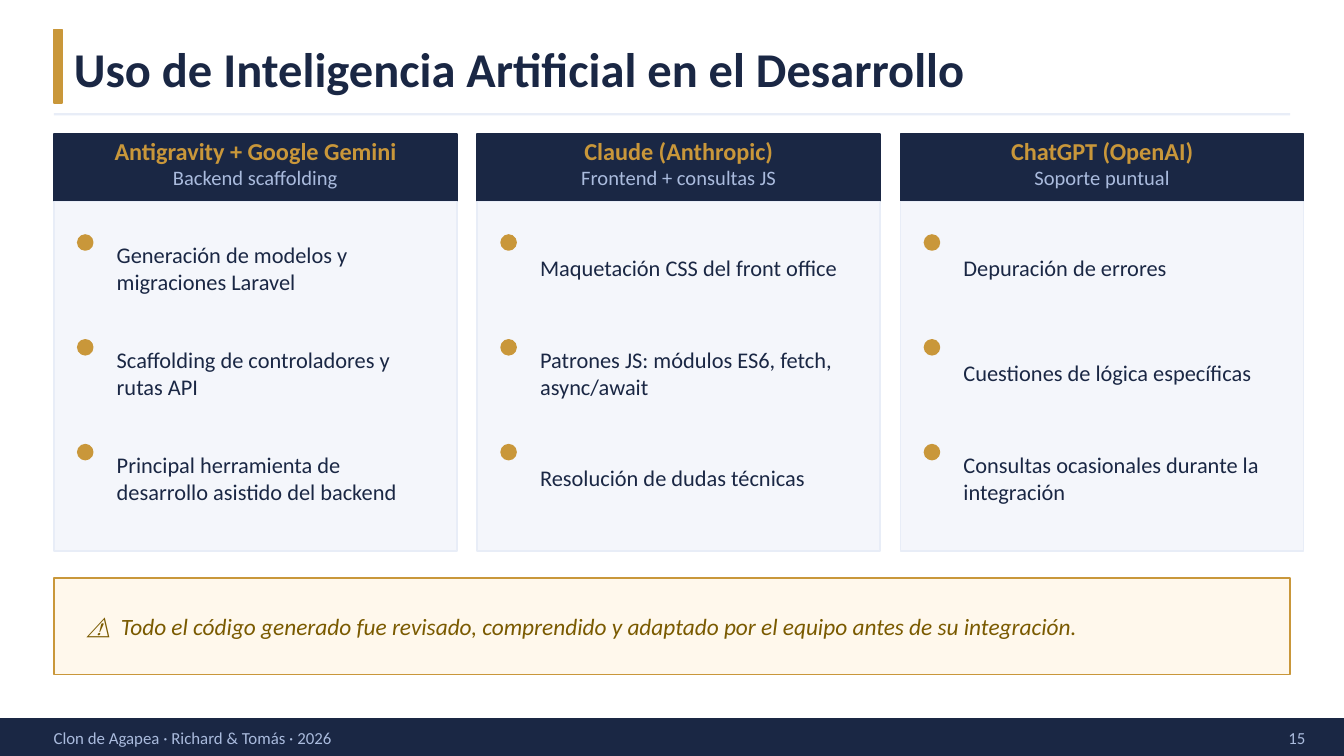
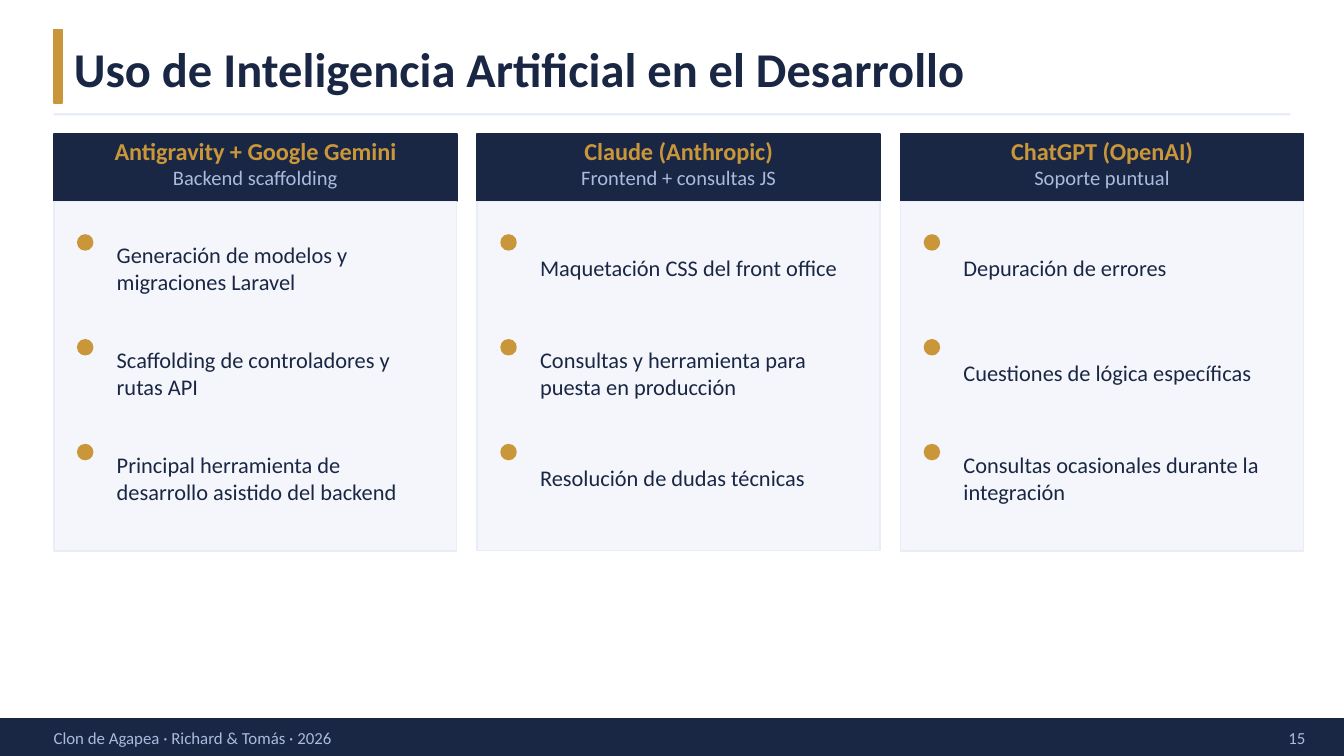
Before and after one commit to tpd00-a/agapea-clon-llm-v2, a slide deck: slide 16 of agapea_presentacion.odp (slide 15 before the commit). Drawn at 1344x756 pixels with LibreOffice and Linux fonts; fonts in the diff are those of the drawing. Boxes give left, top, right and bottom in pixels: in the first picture for what was removed or moved away, otherwise in the second. Text is boxed around its words. In the diff, an @@ line names an element or a change of style, - is before the commit and + after.

```diff
--- a/agapea_presentacion.odp
+++ b/agapea_presentacion.odp
@@ text at <box>540,352,806,399</box>: text changed @@
-Patrones JS: módulos ES6, fetch, async/await
+Consultas y herramienta para puesta en producción
@@ rectangle removed at <box>54,578,1290,675</box> @@
@@ text removed at <box>121,618,1077,639</box> @@
-⚠ Todo el código generado fue revisado, comprendido y adaptado por el equipo antes de su integración.
```
Also in this commit, not shown: 6 other slides changed, 1 slide added, 5 other files.
